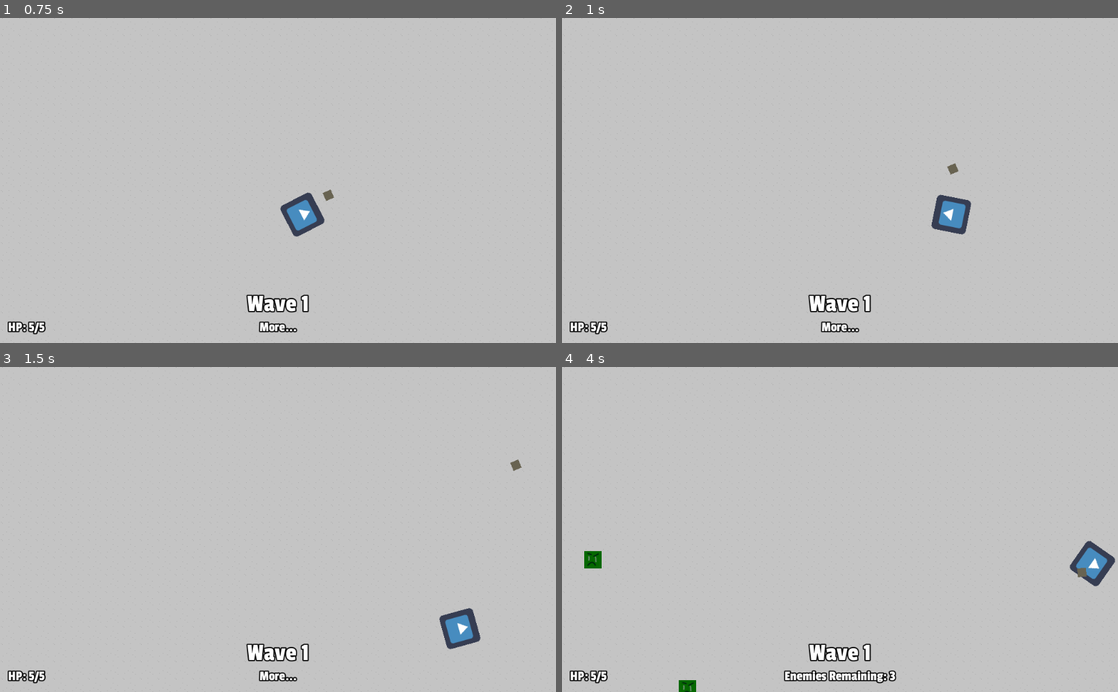
Above: before the commit, frames 1-4 (two rows, left to right).
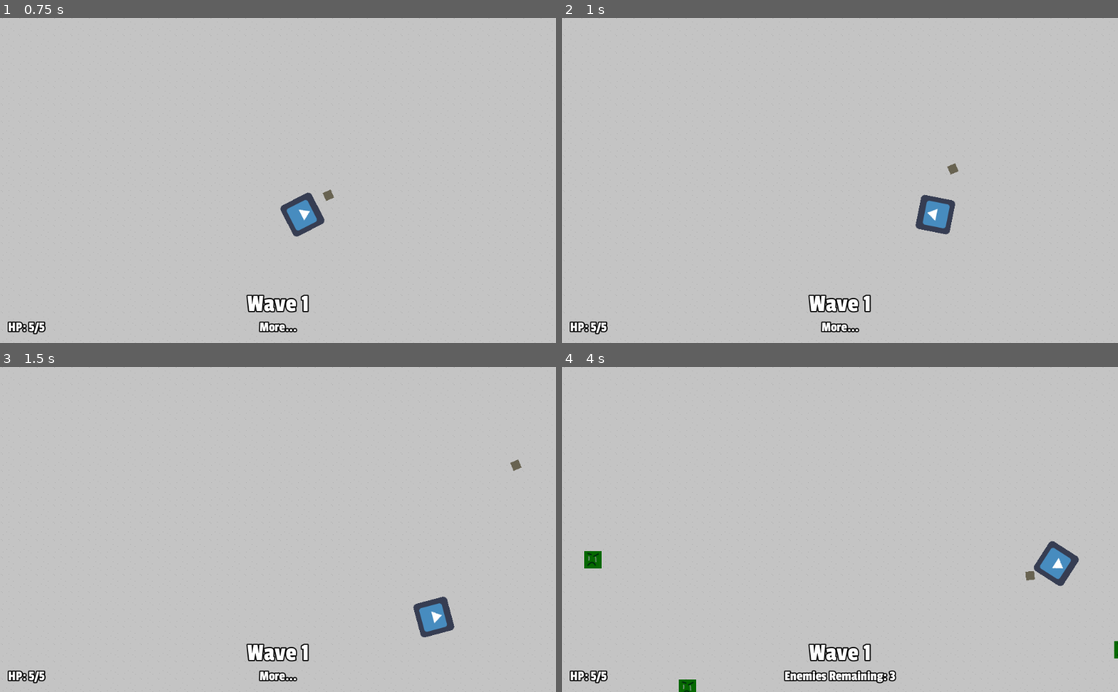
Above: after the commit, the same moments.

Repository: stuson/go-godot-4-game-jam
Game: Godot game, scene res://stages/Level.tscn
Same seed, same stepped clock (60 frames per second), same inputs: the game is played once before the commit and once after it. The engine's default icon, where the game draws it, is replaced by a stand-in: a white triangle on a blue panel in a dark square.
Inputs (mouse positions are in pixels of both pictures, inside the frame that each line leads up to):
- Up to frame 1 (0.75 s): tap Enter at 0.5 s; move the mouse to (400, 164) at 0.52 s; press the mouse at (400, 164) at 0.53 s; hold D (move_right) from 0.53 s (still down)
- Up to frame 2 (1 s): keep holding D (move_right); tap Space (roll) at 0.8 s
- Up to frame 3 (1.5 s): move the mouse to (166, 545) at 1.27 s; release D (move_right) at 1.28 s; release the mouse at (166, 545) at 1.28 s; hold S (move_down) from 1.28 s (still down); tap Space (roll) at 1.35 s
- Up to frame 4 (4 s): click (728, 545) at 1.55 s; move the mouse to (895, 458) at 2.02 s; release S (move_down) at 2.03 s; press the mouse at (895, 458) at 2.03 s; hold D (move_right) 2.03-2.78 s; tap Space (roll) at 2.3, 2.85, 3.8 s; move the mouse to (812, 594) at 2.77 s; release the mouse at (812, 594) at 2.78 s; hold W (move_up) 2.78-3.53 s; click (812, 594) at 3.05 s; move the mouse to (1006, 578) at 3.52 s; press the mouse at (1006, 578) at 3.53 s; hold A (move_left) from 3.53 s (still down)

Frame 1 is identical in both runs. In frame 2, 0.9% of the frame differs, in the area x 63-74%, y 54-67%; in frame 3, 1.2%; in frame 4, 1.4%, in the area x 21-100%, y 53-100%.

Commit message:
Add some basic player stats

Diff:
--- a/characters/Stats.gd
+++ b/characters/Stats.gd
@@ -2,6 +2,18 @@
 class_name Stats
 
 export var max_hp = 5
+export var damage_multiplier = 1
+export var crit_chance = 0
+export var crit_multiplier = 2
+export var move_speed = 200
+export var attack_speed_multiplier = 1
+export var lifesteal = 0
+export var knockback_multiplier = 1
+export var attack_size_multiplier = 1
+
+export var enemy_move_speed_multiplier = 1
+export var enemy_health_multiplier = 1
+export var enemy_count_reduction = 0
 
 var current_hp = max_hp
 
--- a/characters/enemies/Enemy.gd
+++ b/characters/enemies/Enemy.gd
@@ -24,8 +24,8 @@
     velocity += get_knockback_velocity()
     move_and_slide(velocity)
 
-func take_hit(damage, knockback_direction):
-    knockback_velocity = knockback_direction * min(damage, 10) * speed * 5
+func take_hit(damage, knockback_direction, knockback_multiplier):
+    knockback_velocity = knockback_direction * min(damage, 10) * speed * 5 * knockback_multiplier
     stats.take_hit(damage)
 
 func get_knockback_velocity() -> Vector2:
--- a/characters/player/Player.gd
+++ b/characters/player/Player.gd
@@ -1,7 +1,5 @@
 extends KinematicBody2D
 
-var speed = 200
-var roll_speed = 1000
 var direction: Vector2
 var velocity = Vector2.ZERO
 var equipped_weapon
@@ -15,6 +13,7 @@
 onready var roll_timer = $RollTimer
 onready var blink_timer = $BlinkTimer
 onready var sprite_material: ShaderMaterial = $Sprite.material
+onready var stats: Stats = $Stats
 
 export(PackedScene) var StartingWeapon
 
@@ -41,7 +40,7 @@
         velocity = get_roll_velocity()
         rotate(2 * PI * delta / roll_timer.wait_time)
     else:
-        velocity = direction.normalized() * speed
+        velocity = direction.normalized() * stats.move_speed
         velocity += get_knockback(delta)
         look_at(get_global_mouse_position())
     move_and_slide(velocity)
@@ -54,7 +53,7 @@
     rolling = true
     if direction == Vector2.ZERO:
         direction = transform.x
-    roll_velocity = direction.normalized() * roll_speed
+    roll_velocity = direction.normalized() * stats.move_speed * 4
     invincible = true
     roll_timer.start()
 
--- a/characters/player/weapons/Weapon.gd
+++ b/characters/player/weapons/Weapon.gd
@@ -1,7 +1,34 @@
-extends Node
+extends Node2D
 class_name Weapon
 
+var can_attack = true
+var damage
+var base_damage
+var base_attack_interval
 
+onready var rof_timer = $RofTimer
+onready var player = get_parent()
+onready var player_stats: Stats = player.stats
 
-func _ready() -> void:
-	pass
+func attack() -> void:
+    if can_attack:
+        can_attack = false
+
+        damage = base_damage * player_stats.damage_multiplier
+
+        randomize()
+        if rand_range(0, 1) < player_stats.crit_chance:
+            damage *= player_stats.crit_multiplier
+
+        make_attack()
+
+        rof_timer.start()
+
+func update_rof() -> void:
+    rof_timer.wait_time = base_attack_interval / player_stats.attack_speed_multiplier
+
+func make_attack() -> void:
+    pass
+
+func _on_Timer_timeout() -> void:
+    can_attack = true
--- a/characters/player/weapons/bow/Arrow.gd
+++ b/characters/player/weapons/bow/Arrow.gd
@@ -5,6 +5,7 @@
 var projectile_speed = 500
 var velocity
 var damage
+var knockback_multiplier
 
 func _ready() -> void:
     life_timer.start()
@@ -19,6 +20,6 @@
 
 func _on_Area2D_body_entered(body: Node) -> void:
     if body.has_node("Stats"):
-        body.take_hit(damage, transform.x.normalized())
+        body.take_hit(damage, transform.x.normalized(), knockback_multiplier)
 
     queue_free()
--- a/characters/player/weapons/bow/Bow.gd
+++ b/characters/player/weapons/bow/Bow.gd
@@ -1,26 +1,21 @@
-extends Node2D
+extends Weapon
 
 const BASE_DAMAGE = 5
+const BASE_ATTACK_INTERVAL = 1.4
 
-var can_shoot = true
 var arrow: Node2D
-
-onready var rof_timer = $RofTimer
 
 export(PackedScene) var Projectile
 
+func _ready() -> void:
+    base_damage = BASE_DAMAGE
+    base_attack_interval = BASE_ATTACK_INTERVAL
+    update_rof()
 
-func attack() -> void:
-    if can_shoot:
-        can_shoot = false
+func make_attack() -> void:
+    arrow = Projectile.instance()
+    arrow.global_transform = global_transform
+    arrow.damage = damage
+    arrow.knockback_multiplier = player_stats.knockback_multiplier
 
-        arrow = Projectile.instance()
-        arrow.global_transform = global_transform
-        arrow.damage = BASE_DAMAGE
-        get_tree().current_scene.add_child(arrow)
-
-        rof_timer.start()
-
-
-func _on_Timer_timeout() -> void:
-    can_shoot = true
+    get_tree().current_scene.add_child(arrow)
--- a/project.godot
+++ b/project.godot
@@ -39,7 +39,7 @@
 "language": "GDScript",
 "path": "res://stages/Wave.gd"
 }, {
-"base": "Node",
+"base": "Node2D",
 "class": "Weapon",
 "language": "GDScript",
 "path": "res://characters/player/weapons/Weapon.gd"
